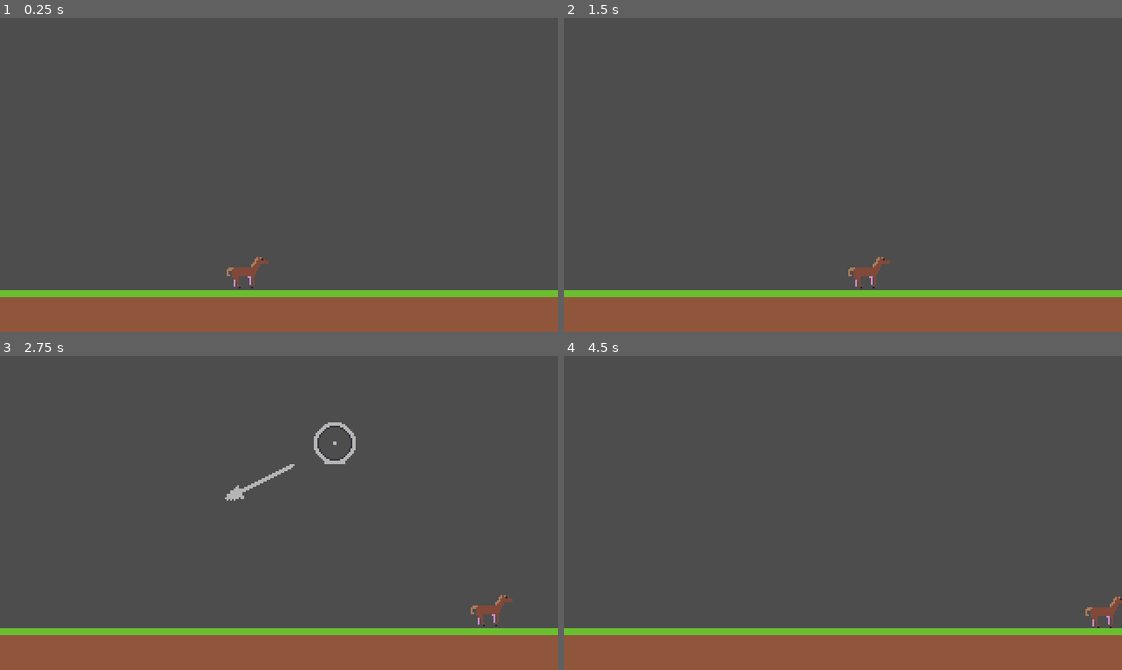
Above: before the commit, frames 1-4 (two rows, left to right).
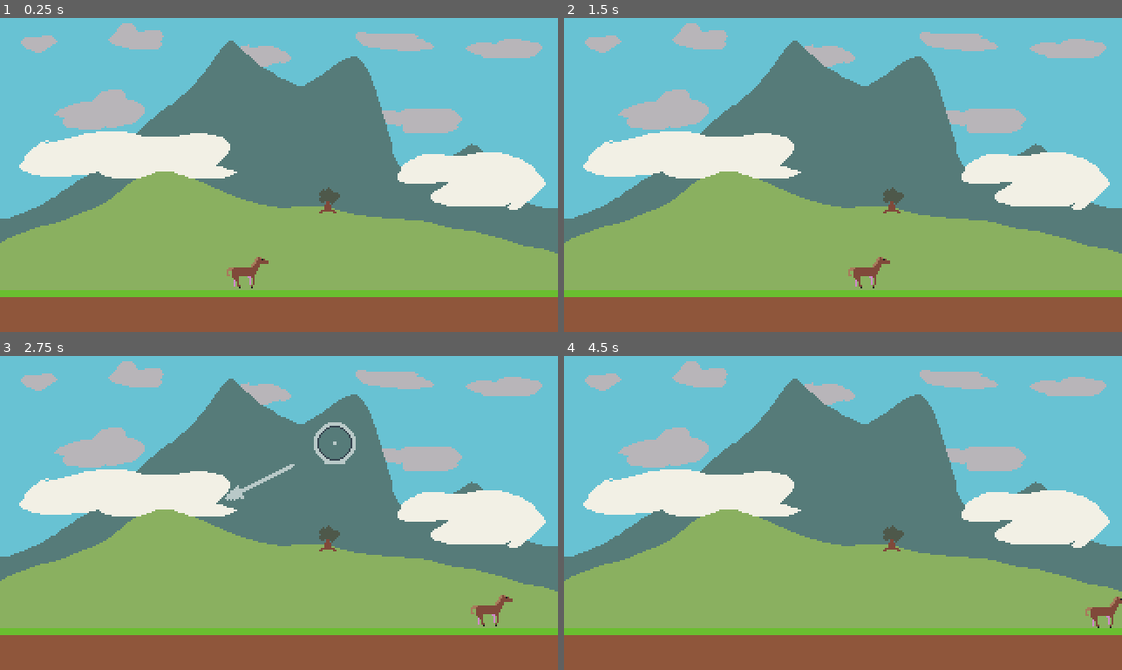
Above: after the commit, the same moments.

Repository: ErwinPrograms/Mini-Jam-205-Horses
Game: Godot game, scene res://scenes/roots/game.tscn
The game is run twice, just before and just after one commit, with the same random seed, the same clock (stepped at 60 frames per second) and the same inputs.
Inputs (mouse positions are in pixels of both pictures, inside the frame that each line leads up to):
- Up to frame 1 (0.25 s): no input
- Up to frame 2 (1.5 s): tap Enter at 0.5 s; move the mouse to (965, 159) at 0.52 s; press the mouse at (965, 159) at 0.53 s; tap Space at 1.25 s; move the mouse to (731, 190) at 1.27 s; release the mouse at (731, 190) at 1.28 s; click (731, 190) at 1.35 s
- Up to frame 3 (2.75 s): move the mouse to (334, 443) at 2.02 s; press the mouse at (334, 443) at 2.03 s
- Up to frame 4 (4.5 s): tap Enter at 2.75 s; move the mouse to (815, 575) at 2.77 s; release the mouse at (815, 575) at 2.78 s; click (815, 575) at 2.85 s; move the mouse to (1010, 560) at 3.52 s; press the mouse at (1010, 560) at 3.53 s; move the mouse to (675, 465) at 4.27 s; release the mouse at (675, 465) at 4.28 s; click (675, 465) at 4.35 s

The runs differ from the first frame. In frame 1, 86% of the frame differs, in the area x 0-100%, y 0-87%; in frame 2, 86%; in frame 3, 86%; in frame 4, 86%.

Commit message:
Add background and update horse sprite orientation based on force direction

Diff:
--- a/scenes/characters/horse_player.gd
+++ b/scenes/characters/horse_player.gd
@@ -6,6 +6,8 @@
 
 var _remaining_jumps: int
 var _in_air: bool
+
+@onready var sprite_2d: Sprite2D = $Sprite2D
 
 func _ready() -> void:
 	_in_air = false
@@ -26,6 +28,9 @@
 	#print("Remaining jumps: %s\nIn Air: %s" % [_remaining_jumps, _in_air])
 
 
+	sprite_2d.flip_h = linear_velocity.x < 0
+
+
 func _on_body_shape_entered(body_rid: RID, body: Node, body_shape_index: int, local_shape_index: int) -> void:
 	if body is FloorBody:
 		reset_jumps()
--- a/scenes/roots/game.tscn
+++ b/scenes/roots/game.tscn
@@ -2,6 +2,7 @@
 
 [ext_resource type="Script" uid="uid://cug7cshhmy0s0" path="res://scenes/roots/game.gd" id="1_jmdlf"]
 [ext_resource type="PackedScene" uid="uid://bf8l5xrmmuh41" path="res://scenes/characters/horse_player.tscn" id="1_m46om"]
+[ext_resource type="Texture2D" uid="uid://b0dnfpxpt4wa7" path="res://assets/background-320-180.png" id="2_dimhi"]
 [ext_resource type="PackedScene" uid="uid://cqbtxxdm0qyl1" path="res://scenes/terrain/border_body.tscn" id="2_yj28s"]
 [ext_resource type="PackedScene" uid="uid://dbxargdbd8olk" path="res://scenes/ui/launch_cursor.tscn" id="4_80xvq"]
 [ext_resource type="PackedScene" uid="uid://bowqhc08rt075" path="res://scenes/terrain/floor_body.tscn" id="4_n0tf4"]
@@ -9,6 +10,11 @@
 
 [node name="Game" type="Node2D" unique_id=368179119]
 script = ExtResource("1_jmdlf")
+
+[node name="Background320180" type="Sprite2D" parent="." unique_id=316795862]
+z_index = -1
+texture = ExtResource("2_dimhi")
+centered = false
 
 [node name="HorsePlayer" parent="." unique_id=570504137 instance=ExtResource("1_m46om")]
 position = Vector2(142, 143)
Binary file added: assets/background-320-180.png
Not shown, added: assets/background-320-180.png.import
